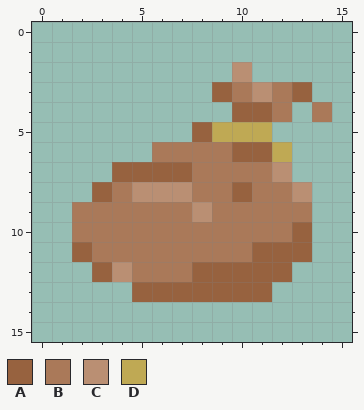
A pixel-art sprite gets an edit: Assets/Resources/Sprites/UI/Buttons/BagButton.png. Above, as it was before the edit.
The file is 16x16 pixels.
Palette (. is transparent): A #97623f  B #aa7959  C #ba8f73  D #bfa954
Pixels before, first column x 2:
 2 ........C....
 3 .......ABCBA.
 4 ........AAB.B
 5 ......ADDD...
 6 ....BBBBAAD..
 7 ..AAAABBBBC..
 8 .ABCCCBBABBC.
 9 BBBBBBCBBBBB.
10 BBBBBBBBBBBA.
11 ABBBBBBBBAAA.
12 .ACBBBAAAAA..
13 ...AAAAAAA...
Now the later version:
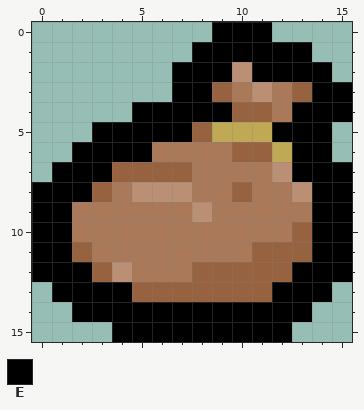
Colours new in this view: E #000000
Change:
Changed rows in their new state; - is an unchanged pixel.
first column x 0:
 0 ---------EEE----
 1 --------EEEEEE--
 2 -------EEE-EEEE-
 3 -------EE-----EE
 4 -----EEEEE---EEE
 5 ---EEEEE----EEE-
 6 --EEEE-------EE-
 7 -EEE---------EEE
 8 EEE-----------EE
 9 EE------------EE
10 EE------------EE
11 EE------------EE
12 EEE----------EEE
13 -EEEE-------EEE-
14 --EEEEEEEEEEEE--
15 ----EEEEEEEEE---
Where, in picture pixels (left, top, right, bottom), the same in both pictures:
changed: (32, 22, 352, 342)
